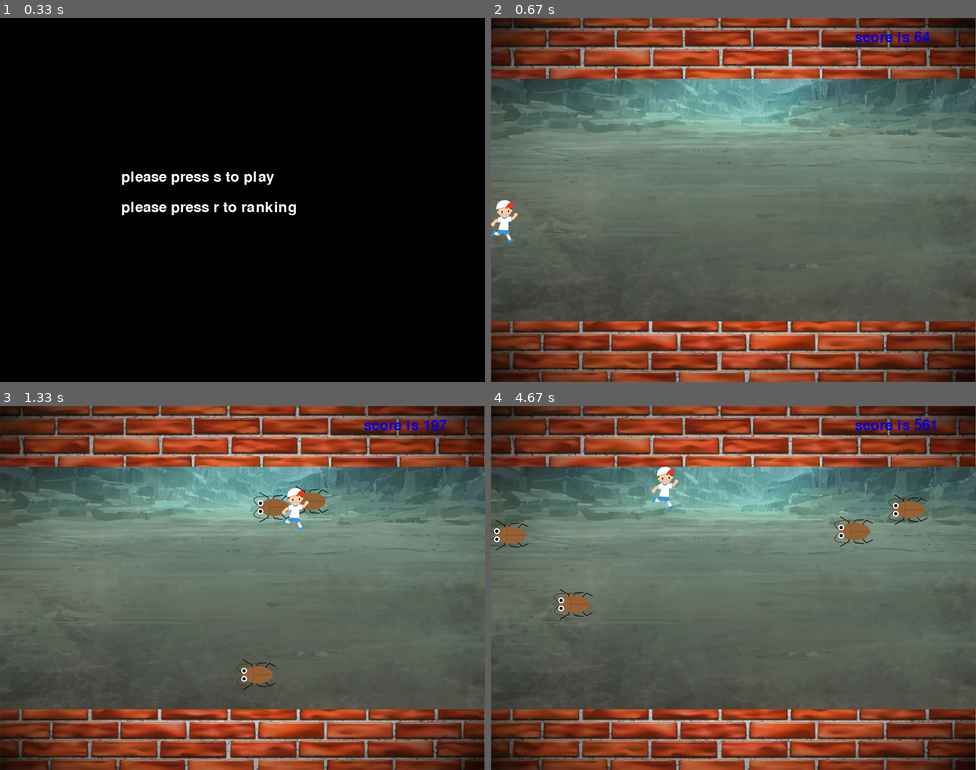
Above: before the commit, frames 1-4 (two rows, left to right).
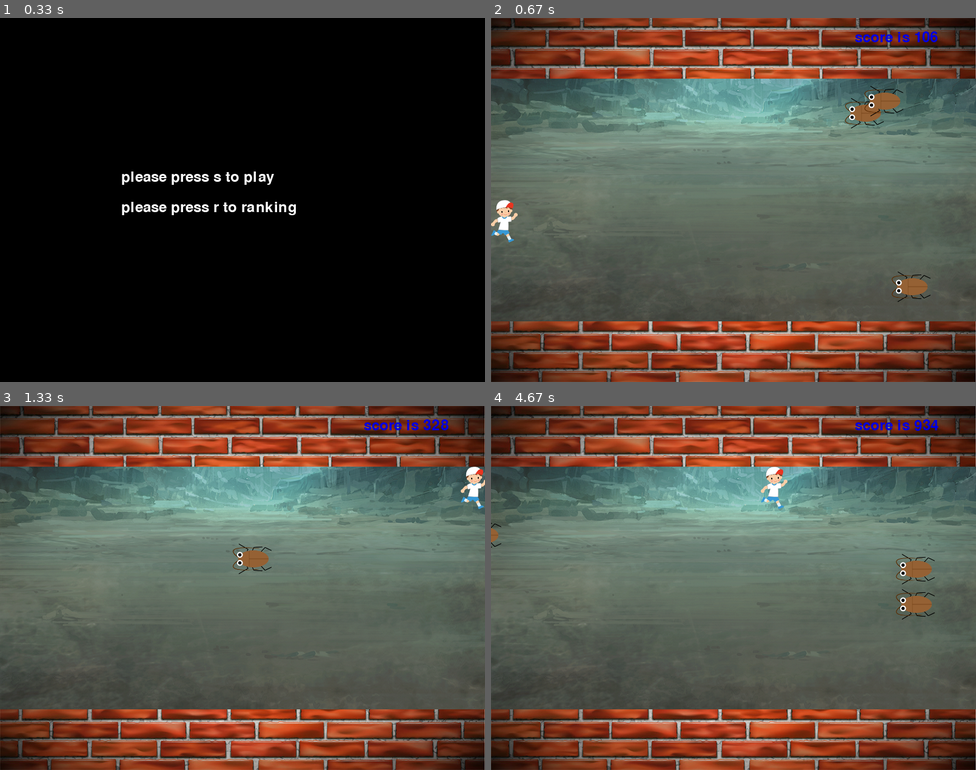
Above: after the commit, the same moments.

Repository: Juju-62q/Taro-sAdventure
Game: pygame game, started from client/MainMenu/MainMenu.py
Same seed, same stepped clock (60 frames per second), same inputs: the game is played once before the commit and once after it.
Inputs:
- Up to frame 1 (0.33 s): no input
- Up to frame 2 (0.67 s): tap S at 0.33 s
- Up to frame 3 (1.33 s): hold Right 0.67-1.13 s; hold Up from 1.17 s (still down)
- Up to frame 4 (4.67 s): release Up at 1.47 s; tap Enter at 1.5 s; tap S at 1.83 s; hold Right 2.17-2.63 s; hold Left 2.67-3.2 s; hold Down 3.23-3.53 s; hold Left 3.57-3.97 s; hold Up 4-4.37 s; hold Right from 4.4 s (still down)

Frame 1 is identical in both runs. In frame 2, 1.0% of the frame differs, in the area x 73-93%, y 3-78%; in frame 3, 1.8%; in frame 4, 2.6%, in the area x 0-93%, y 3-59%.

Commit message:
change goki speed

Diff:
--- a/client/ScrollGame/Goki.py
+++ b/client/ScrollGame/Goki.py
@@ -1,28 +1,38 @@
 from pygame.locals import Rect
+from random import randint
 
 class Goki:
 
-    def __init__(self, x, y, width, height, image, moveSpeed):
-        self._rect = Rect(x, y, width, height)
-        self._image = image
-        self._moveSpeed = moveSpeed
-        self._speedChangeCount = 0
+    def __init__(self, x, y, width, height):
+        self._x = x
+        self._y = y
+        safeZone = 10
+        self._hitZone = Rect(x + safeZone, y + safeZone, width - safeZone * 2, height - safeZone * 2)
+        self._moveSpeed = randint(2,5)
 
     @property
-    def rect(self):
-        return self._rect
+    def x(self):
+        return self._x
 
-    @rect.setter
-    def rect(self, rect):
-        self._rect = rect
+    @x.setter
+    def x(self, x):
+        self._x = x
 
     @property
-    def image(self):
-        return self._image
+    def y(self):
+        return self._y
 
-    @image.setter
-    def image(self, image):
-        self._image = image
+    @y.setter
+    def y(self, y):
+        self._y = y
+
+    @property
+    def hitZone(self):
+        return self._hitZone
+
+    @hitZone.setter
+    def hitZone(self, hitZone):
+        self._hitZone = hitZone
 
     @property
     def moveSpeed(self):
@@ -33,5 +43,8 @@
         self._moveSpeed = moveSpeed
 
     def moveGoki(self):
-        self.rect.x -= self.moveSpeed
+        if randint(0, 100) == 0:
+            self.moveSpeed = randint(2,5)
+        self.x -= self.moveSpeed
+        self.hitZone = self.hitZone.move(- self.moveSpeed, 0)
         return self
--- a/client/ScrollGame/ScrollGame.py
+++ b/client/ScrollGame/ScrollGame.py
@@ -47,7 +47,6 @@
             gameOver = self.isGameOver()
 
             # paint back ground
-            #self.surface.fill((103,65,49))
             self.surface.blit(self.backGround, (0, 0))
 
             # paint player zone
@@ -57,12 +56,12 @@
             if randint(0, 60) == 0:
                 gokiHeight = 50
                 gokiWidth = 64
-                goki = Goki(self.width - gokiWidth, randint(self.playerZoneAbove, self.playerZoneBottom - gokiHeight), gokiWidth, gokiHeight, self.gokiImage, randint(2,5))
+                goki = Goki(self.width - gokiWidth, randint(self.playerZoneAbove, self.playerZoneBottom - gokiHeight), gokiWidth, gokiHeight)
                 self.gokis.append(goki)
 
             # delete if not used
             for i in range(len(self.gokis) - 2):
-                if self.gokis[i].rect.x <= - gokiWidth:
+                if self.gokis[i].x <= - gokiWidth:
                     del self.gokis[i]
 
             # move enemies
@@ -70,8 +69,7 @@
 
             # paint enemiess
             for goki in self.gokis:
-                self.surface.blit(self.gokiImage, (goki.rect.x, goki.rect.y))
-                #pygame.draw.rect(self.surface, (255, 255, 0), enemy)
+                self.surface.blit(self.gokiImage, (goki.x, goki.y))
 
             # update player
             pressedKey = pygame.key.get_pressed()
@@ -83,7 +81,7 @@
             self.surface.blit(scoreImage, (self.score.x, self.score.y))
 
             pygame.display.update()
-            self.fpsClock.delay(5)
+            self.fpsClock.delay(3)
 
         self.gameOver()
 
@@ -95,16 +93,17 @@
 
 
     def isGameOver(self):
-        for effect in self.gokis:
-            if self.isTouchGoki(effect):
+        play = self.player
+        for goki in self.gokis:
+            if self.isTouchGoki(goki):
                 return True
         return False
 
     def isTouchGoki(self, goki):
-        return self.player.rect.x <= goki.rect.x \
-               and self.player.rect.x + self.player.rect.width >= goki.rect.x \
-               and self.player.rect.y <= goki.rect.y \
-               and self.player.rect.y + self.player.rect.height >= goki.rect.y
+        return self.player.rect.x <= goki.hitZone.x + goki.hitZone.width \
+               and self.player.rect.x + self.player.rect.width >= goki.hitZone.x \
+               and self.player.rect.y <= goki.hitZone.y + goki.hitZone.height \
+               and self.player.rect.y + self.player.rect.height >= goki.hitZone.y
 
     def gameOver(self):
         userName = getpass.getuser()
